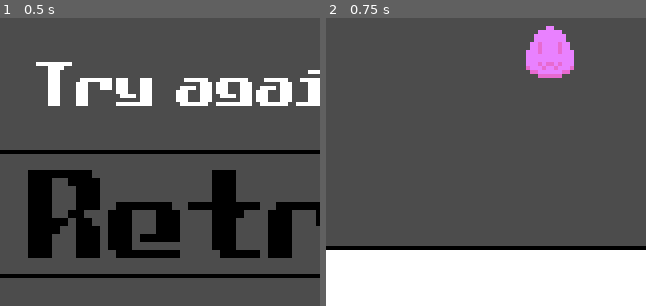
Above: before the commit, frames 1-2 (left to right).
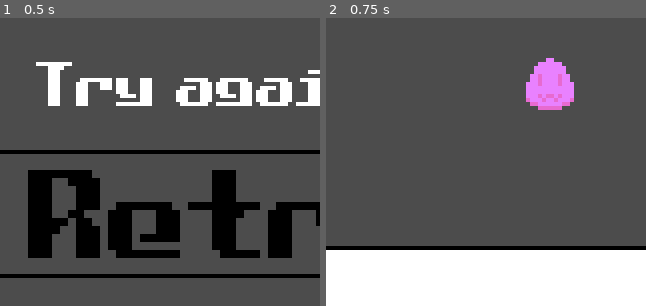
Above: after the commit, the same moments.

Repository: RustyMonky/LudumDare42
Game: Godot game, scene res://scenes/gameover.tscn
Same seed, same stepped clock (60 frames per second), same inputs: the game is played once before the commit and once after it. This scene is started directly instead of the project's main scene.
Inputs (mouse positions are % of the whole screen's width and height, from its top left):
- Up to frame 1 (0.5 s): no input
- Up to frame 2 (0.75 s): click (50, 61) at 0.5 s
The pictures show only the part of the screen within x 15-65%, y 27-77%; the shares and areas given below are measured in that part.

Frame 1 is identical in both runs. In frame 2, 3.3% of the frame differs, in the area x 62-78%, y 2-32%.
Error before the commit: Invalid get index 'PROMPT' (on base: 'Node (gameState.gd)'). (res://scenes/main.gd:19)
Error after the commit: Invalid get index 'PROMPT' (on base: 'Node (gameState.gd)'). (res://scenes/main.gd:20)

Commit message:
Sets pet sprite size based on size value

Diff:
--- a/scenes/main.gd
+++ b/scenes/main.gd
@@ -4,6 +4,7 @@
 var ageProgress
 var happyProgress
 var hungerProgress
+var petSprite
 var sizeProgress
 var statusTween
 var textIsDone = false
@@ -19,6 +20,7 @@
 	gameState.currentState = gameState.PROMPT
 	happyProgress = $ui/statusGrid/happyProgress
 	hungerProgress = $ui/statusGrid/hungerProgress
+	petSprite = $pet
 	sizeProgress = $ui/statusGrid/sizeProgress
 	statusTween = $ui/statusGrid/statusTween
 	textLabel = $ui/textbox/label
@@ -56,8 +58,20 @@
 	textLabel.set_text(textArray[textIndex])
 	textLabel.set_visible_characters(0)
 
+func update_pet_sprite():
+	if pet.pet.size == 3:
+		var spriteTexture = load("res://assets/sprites/pets/phase2.png")
+		petSprite.set_texture(spriteTexture)
+	elif pet.pet.size == 4:
+		var spriteTexture = load("res://assets/sprites/pets/phase3.png")
+		petSprite.set_texture(spriteTexture)
+	elif pet.pet.size == 5:
+		var spriteTexture = load("res://assets/sprites/pets/phase4.png")
+		petSprite.set_texture(spriteTexture)
+
 func update_status_bars():
 	if sizeProgress.get_value() != pet.pet.size:
+		update_pet_sprite()
 		statusTween.interpolate_property(sizeProgress, "value", sizeProgress.get_value(), pet.pet.size, 0.5, Tween.TRANS_LINEAR, Tween.EASE_IN)
 
 	if happyProgress.get_value() != pet.pet.happiness:
--- a/scenes/main.tscn
+++ b/scenes/main.tscn
@@ -10,8 +10,9 @@
 [ext_resource path="res://assets/sprites/ui/bars/happyBar.png" type="Texture" id=8]
 [ext_resource path="res://assets/sprites/ui/bars/happyProgress.png" type="Texture" id=9]
 [ext_resource path="res://assets/sprites/ui/bars/ageBar.png" type="Texture" id=10]
-[ext_resource path="res://assets/sprites/ui/bars/hungerBar.png" type="Texture" id=11]
-[ext_resource path="res://assets/sprites/ui/bars/hungerProgress.png" type="Texture" id=12]
+[ext_resource path="res://assets/sprites/ui/bars/ageProgress.png" type="Texture" id=11]
+[ext_resource path="res://assets/sprites/ui/bars/hungerBar.png" type="Texture" id=12]
+[ext_resource path="res://assets/sprites/ui/bars/hungerProgress.png" type="Texture" id=13]
 
 [node name="root" type="Node" index="0"]
 
@@ -19,7 +20,7 @@
 
 [node name="pet" type="Sprite" parent="." index="0"]
 
-position = Vector2( 80, 48 )
+position = Vector2( 80, 56 )
 texture = ExtResource( 2 )
 _sections_unfolded = [ "Transform" ]
 
@@ -138,7 +139,7 @@
 page = 0.0
 value = 0.0
 exp_edit = false
-rounded = false
+rounded = true
 texture_under = null
 texture_over = ExtResource( 6 )
 texture_progress = ExtResource( 7 )
@@ -195,15 +196,15 @@
 size_flags_horizontal = 1
 size_flags_vertical = 1
 min_value = 0.0
-max_value = 100.0
-step = 1.0
-page = 0.0
-value = 0.0
-exp_edit = false
-rounded = false
-texture_under = ExtResource( 10 )
-texture_over = null
-texture_progress = null
+max_value = 5.0
+step = 1.0
+page = 0.0
+value = 0.0
+exp_edit = false
+rounded = true
+texture_under = null
+texture_over = ExtResource( 10 )
+texture_progress = ExtResource( 11 )
 radial_fill_degrees = 360.0
 radial_center_offset = Vector2( 0, 0 )
 nine_patch_stretch = false
@@ -231,10 +232,10 @@
 page = 0.0
 value = 0.0
 exp_edit = false
-rounded = false
-texture_under = null
-texture_over = ExtResource( 11 )
-texture_progress = ExtResource( 12 )
+rounded = true
+texture_under = null
+texture_over = ExtResource( 12 )
+texture_progress = ExtResource( 13 )
 radial_fill_degrees = 360.0
 radial_center_offset = Vector2( 0, 0 )
 nine_patch_stretch = false
Binary file added: assets/sprites/pets/phase3.png
Not shown, added: assets/sprites/pets/phase3.png.import
Binary file added: assets/sprites/pets/phase4.png
Not shown, added: assets/sprites/pets/phase4.png.import
Not shown: 1 places in scenes/main.tscn that only renumber resources
